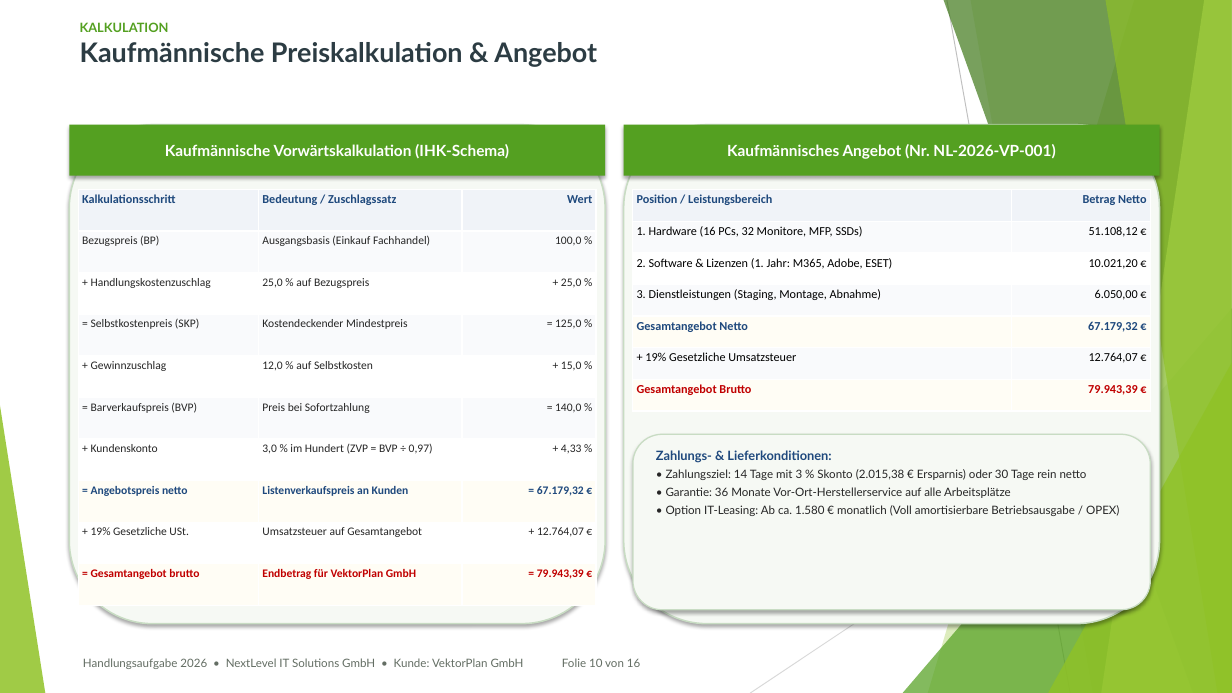
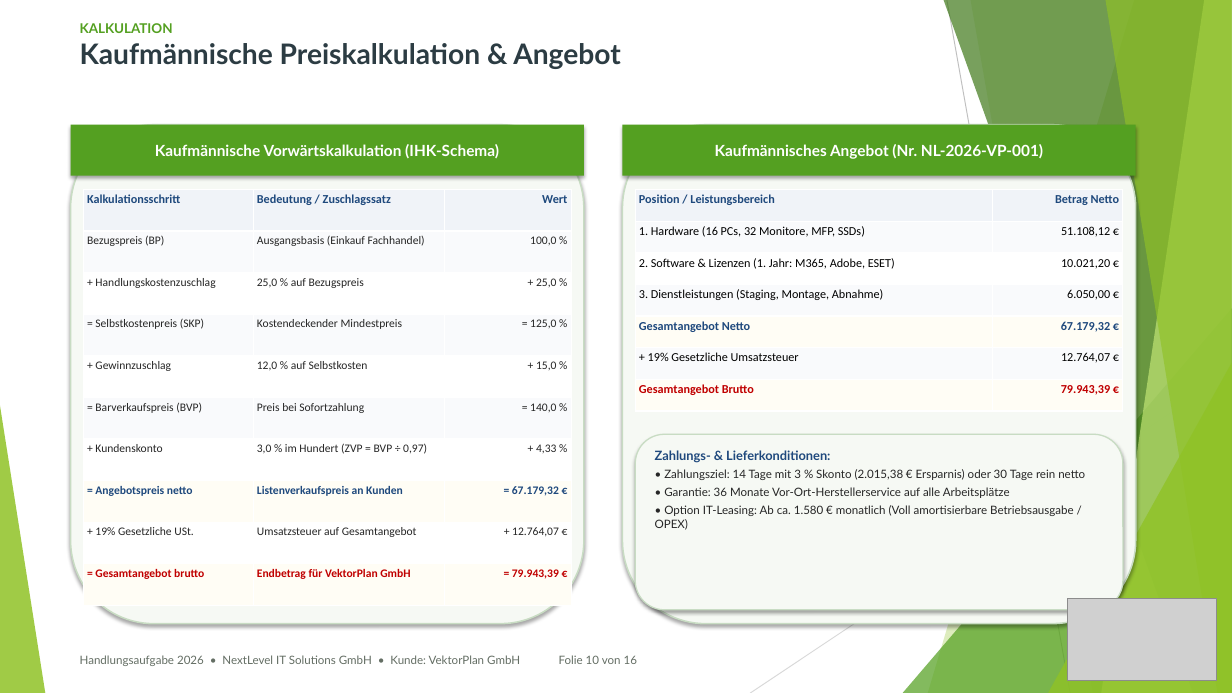
Before and after one commit to kluthjan/projekt_handlungsaufgabe, a slide deck: slide 10 of docs/08_Projektabschluss/Abschlusspraesentation.pptx. Drawn at 1232x693 pixels with LibreOffice and Linux fonts; fonts in the diff are those of the drawing; grey boxes stand for pictures. Boxes give left, top, right and bottom in pixels: in the first picture for what was removed or moved away, otherwise in the second. Text is boxed around its words. In the diff, an @@ line names an element or a change of style, - is before the commit and + after.

Commit message:
Praesentation optimiert: Widescreen-Layout vollstndig ausgenutzt, NextLevel-Logo mit transparentem Hintergrund vergroessert auf allen 16 Folien platziert, Hardware-Badges und PSP korrigiert

```diff
--- a/docs/08_Projektabschluss/Abschlusspraesentation.pptx
+++ b/docs/08_Projektabschluss/Abschlusspraesentation.pptx
@@ text "KALKULATION" at [80, 23, 620, 69]: size 10 to 10.5 pt in "KALKULATION"; size 21 to 22 pt in "Kaufmännische Preiskalkulation & Angebot" @@
@@ rectangle "Kaufmännische Vorwärtskalkulation (IHK-Schema)": place and size @@
-rectangle "Kaufmännische Vorwärtskalkulation (IHK-Schema)" at [69, 125, 605, 176]
+rectangle "Kaufmännische Vorwärtskalkulation (IHK-Schema)" at [70, 125, 584, 176]
@@ rounded rectangle: place and size @@
-rounded rectangle at [69, 125, 605, 624]
+rounded rectangle at [70, 125, 584, 624]
@@ rectangle "Kaufmännisches Angebot (Nr. NL-2026-VP-001)": place and size @@
-rectangle "Kaufmännisches Angebot (Nr. NL-2026-VP-001)" at [624, 125, 1160, 176]
+rectangle "Kaufmännisches Angebot (Nr. NL-2026-VP-001)" at [623, 125, 1137, 176]
@@ rounded rectangle: place and size @@
-rounded rectangle at [624, 125, 1160, 624]
+rounded rectangle at [623, 125, 1137, 624]
@@ table: place and size @@
-table at [79, 189, 596, 605]
+table at [83, 189, 571, 605]
@@ table: place and size @@
-table at [633, 189, 1151, 411]
+table at [636, 189, 1123, 411]
@@ rounded rectangle: place and size @@
-rounded rectangle at [633, 434, 1151, 610]
+rounded rectangle at [636, 434, 1124, 610]
@@ text "Zahlungs- & Lieferkonditionen:" rewrapped from [656, 450, 1119, 516] to [655, 450, 1085, 530] @@
@@ picture added at [1068, 598, 1217, 680] @@
```
Also in this commit, not shown: 15 other slides changed, 1 other file.
